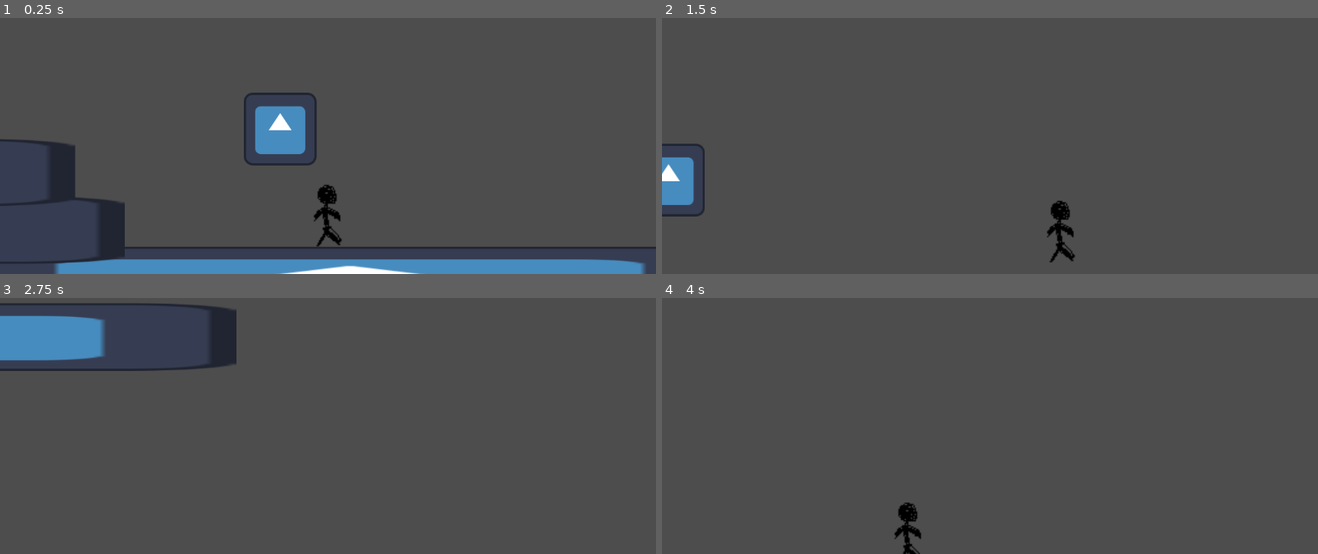
Above: before the commit, frames 1-4 (two rows, left to right).
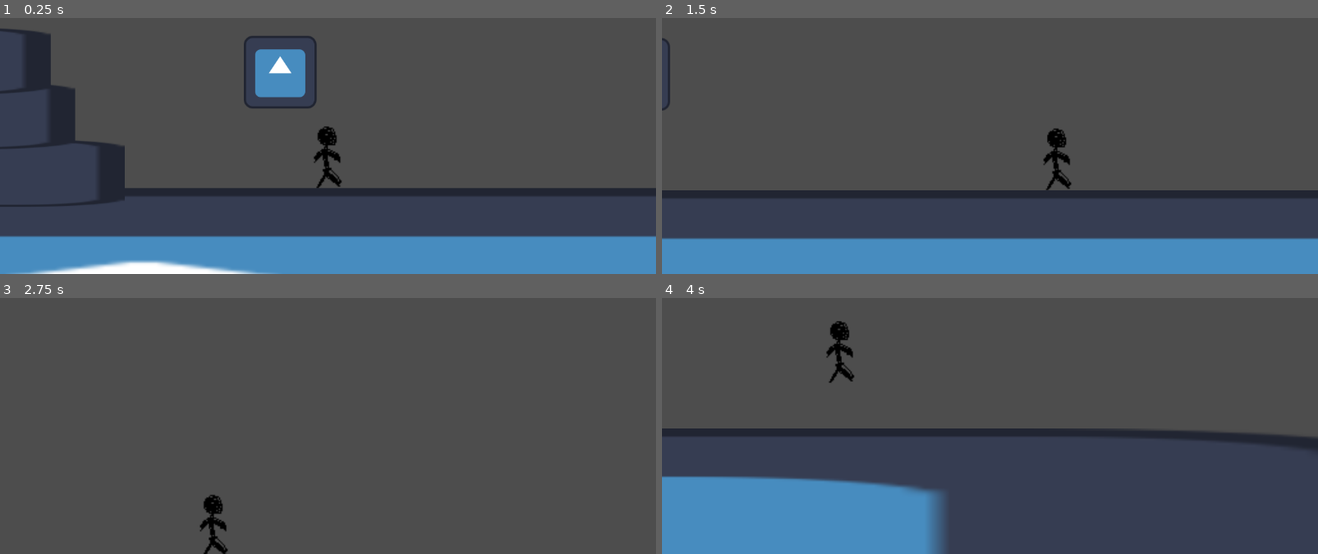
Above: after the commit, the same moments.

Repository: xelaxefensor/Maturitni-prace-Vyvoj-v-hernim-enginu
Game: Godot game, scene res://test_01.tscn
The game is run twice, just before and just after one commit, with the same random seed, the same clock (stepped at 60 frames per second) and the same inputs. The engine's default icon, where the game draws it, is replaced by a stand-in: a white triangle on a blue panel in a dark square.
Inputs (mouse positions are in pixels of both pictures, inside the frame that each line leads up to):
- Up to frame 1 (0.25 s): no input
- Up to frame 2 (1.5 s): tap Enter at 0.5 s; move the mouse to (1134, 71) at 0.52 s; hold Right mouse button (camera_focus) 0.53-1.28 s; hold Right (move_right) from 0.53 s (still down); tap Up (move_up) at 0.77 s; move the mouse to (858, 107) at 1.27 s; right-click (858, 107) at 1.35 s
- Up to frame 3 (2.75 s): tap Up (move_up) at 1.52 s; move the mouse to (outside the picture) at 2.02 s; release Right (move_right) at 2.03 s; hold Left (move_left) from 2.03 s (still down); hold Right mouse button (camera_focus) from 2.03 s (still down)
- Up to frame 4 (4 s): move the mouse to (957, 443) at 2.77 s; release Left (move_left) at 2.78 s; release Right mouse button (camera_focus) at 2.78 s; hold Right (move_right) from 2.78 s (still down); right-click (957, 443) at 2.85 s; tap Up (move_up) at 3.02, 3.77 s; move the mouse to (1186, 426) at 3.52 s; hold Right mouse button (camera_focus) from 3.53 s (still down)

The runs differ from the first frame. In frame 1, 24% of the frame differs, in the area x 0-100%, y 4-100%; in frame 2, 19%; in frame 3, 4.9%; in frame 4, 17%.

Commit message:
movement improv

Diff:
--- a/Maturitní práce - Hra/Player.gd
+++ b/Maturitní práce - Hra/Player.gd
@@ -2,12 +2,10 @@
 
 
 var speed = 10000.0
-var maxSpeed = 600.0
-var jump_velocity = 12000.0
-var groundDrag = 15.0
-var airDrag = 1.0
-
-var maxGravity = 800
+var jump_velocity = 10000.0
+var groundDrag = 10.0
+var airDrag = 6.0
+var gravDrag = 1.0
 
 var jumpingTimer
 var upBufferTimer
@@ -25,10 +23,10 @@
 
 func _physics_process(delta):
 	if not is_on_floor():
-		maxGravity = 800
-		maxGravity *= (Input.get_action_strength("move_down")+1)
-		if (velocity.y < maxGravity):
-			velocity.y += gravity * delta * (Input.get_action_strength("move_down")+1)
+		velocity.y += gravity * delta * (Input.get_action_strength("move_down")+1)
+		if velocity.y > 1:
+			velocity.y -= velocity.y * gravDrag * delta * (1.1-Input.get_action_strength("move_down"))
+			print(velocity.y)
 
 	if is_on_floor():
 		coyoteTimer.start()
@@ -54,12 +52,12 @@
 
 	var direction = Input.get_axis("move_left", "move_right")
 	if direction:
-		if (direction > 0 and velocity.x <= maxSpeed * direction/abs(direction)) or (direction < 0 and velocity.x >= maxSpeed * direction/abs(direction)):
-			if is_on_floor():
-				velocity.x += direction * speed * delta
-			else:
-				velocity.x += direction * speed * delta * 0.5
-	else:
+		if is_on_floor():
+			velocity.x += direction * speed * delta
+		else:
+			velocity.x += direction * speed * delta * 0.5
+
+	if velocity.x:
 		if is_on_floor():
 			velocity.x -= velocity.x * groundDrag * delta
 		else:
--- a/Maturitní práce - Hra/Player.tscn
+++ b/Maturitní práce - Hra/Player.tscn
@@ -19,9 +19,10 @@
 shape = SubResource("CapsuleShape2D_6ix2o")
 
 [node name="Camera2D" type="Camera2D" parent="."]
-offset = Vector2(0, -200)
+offset = Vector2(0, -100)
 limit_smoothed = true
 position_smoothing_enabled = true
+position_smoothing_speed = 15.0
 rotation_smoothing_enabled = true
 drag_horizontal_enabled = true
 drag_vertical_enabled = true
@@ -32,7 +33,7 @@
 script = ExtResource("2_exw1q")
 
 [node name="JumpingTimer" type="Timer" parent="."]
-wait_time = 0.053
+wait_time = 0.076
 one_shot = true
 
 [node name="upBufferTimer" type="Timer" parent="."]
--- a/Maturitní práce - Hra/PlayerCamera.gd
+++ b/Maturitní práce - Hra/PlayerCamera.gd
@@ -1,6 +1,6 @@
 extends Camera2D
 
-var maxZoomOut = Vector2(400,300)
+var maxZoomOut = Vector2(500,300)
 # Called when the node enters the scene tree for the first time.
 func _ready():
 	pass # Replace with function body.
--- a/Maturitní práce - Hra/test_01.tscn
+++ b/Maturitní práce - Hra/test_01.tscn
@@ -14,6 +14,7 @@
 
 [node name="StaticBody2D" type="StaticBody2D" parent="."]
 position = Vector2(18, 0)
+scale = Vector2(3.8, 3.8)
 
 [node name="CollisionShape2D" type="CollisionShape2D" parent="StaticBody2D"]
 position = Vector2(-130, 9)
@@ -24,26 +25,38 @@
 scale = Vector2(11.7109, 0.929688)
 texture = ExtResource("3_curao")
 
-[node name="StaticBody2D" type="StaticBody2D" parent="StaticBody2D"]
-position = Vector2(-1145, -89)
+[node name="StaticBody2D2" type="StaticBody2D" parent="."]
+position = Vector2(-1127, -89)
 
-[node name="CollisionShape2D" type="CollisionShape2D" parent="StaticBody2D/StaticBody2D"]
+[node name="CollisionShape2D" type="CollisionShape2D" parent="StaticBody2D2"]
 position = Vector2(-130, 9)
 shape = SubResource("RectangleShape2D_swhqi")
 
-[node name="Icon" type="Sprite2D" parent="StaticBody2D/StaticBody2D"]
+[node name="Icon" type="Sprite2D" parent="StaticBody2D2"]
 position = Vector2(-129.5, 58.5)
 scale = Vector2(11.7109, 0.929688)
 texture = ExtResource("3_curao")
 
-[node name="StaticBody2D" type="StaticBody2D" parent="StaticBody2D/StaticBody2D"]
-position = Vector2(-87, -101)
+[node name="StaticBody2D3" type="StaticBody2D" parent="."]
+position = Vector2(-1214, -190)
 
-[node name="CollisionShape2D" type="CollisionShape2D" parent="StaticBody2D/StaticBody2D/StaticBody2D"]
+[node name="CollisionShape2D" type="CollisionShape2D" parent="StaticBody2D3"]
 position = Vector2(-130, 9)
 shape = SubResource("RectangleShape2D_swhqi")
 
-[node name="Icon" type="Sprite2D" parent="StaticBody2D/StaticBody2D/StaticBody2D"]
+[node name="Icon" type="Sprite2D" parent="StaticBody2D3"]
+position = Vector2(-129.5, 58.5)
+scale = Vector2(11.7109, 0.929688)
+texture = ExtResource("3_curao")
+
+[node name="StaticBody2D4" type="StaticBody2D" parent="."]
+position = Vector2(-1257, -286)
+
+[node name="CollisionShape2D" type="CollisionShape2D" parent="StaticBody2D4"]
+position = Vector2(-130, 9)
+shape = SubResource("RectangleShape2D_swhqi")
+
+[node name="Icon" type="Sprite2D" parent="StaticBody2D4"]
 position = Vector2(-129.5, 58.5)
 scale = Vector2(11.7109, 0.929688)
 texture = ExtResource("3_curao")
